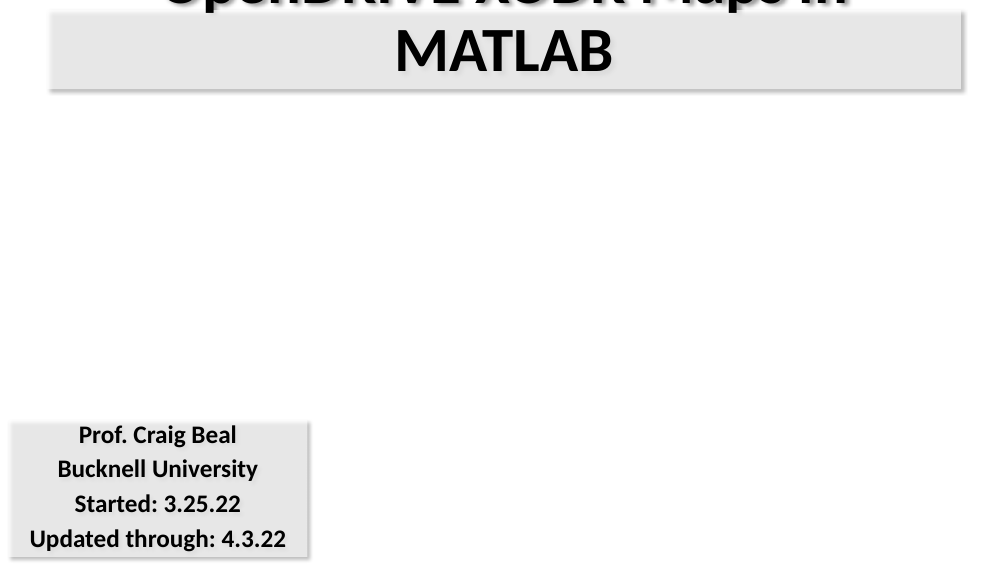
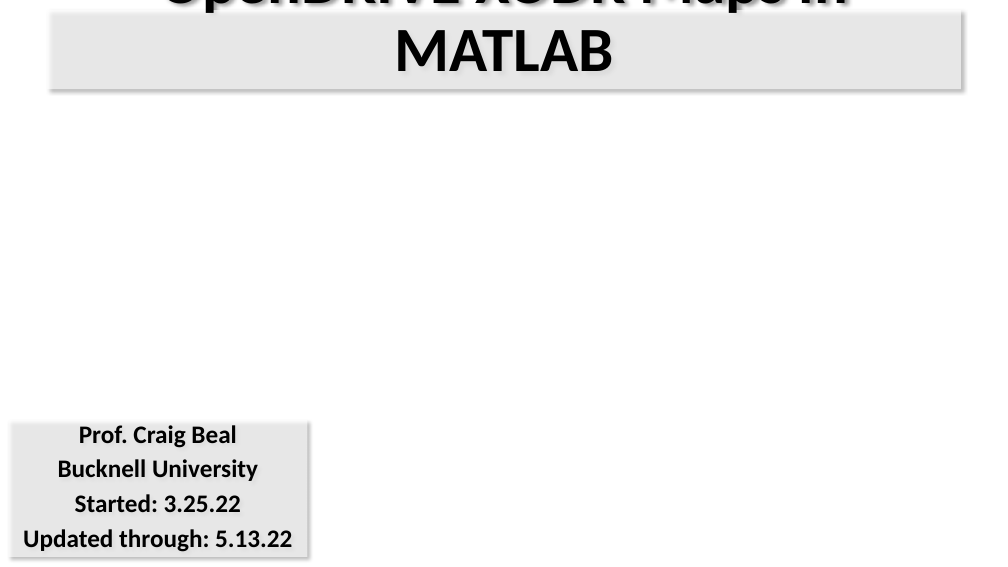
Before and after one commit to ivsg-psu/PathPlanning_MapTools_ParseXODR, a slide deck: slide 1 of Documents/OpenDRIVE-MATLAB.pptx. Drawn at 1008x567 pixels with LibreOffice and Linux fonts; fonts in the diff are those of the drawing; background and template pictures are left out. Boxes give left, top, right and bottom in pixels: in the first picture for what was removed or moved away, otherwise in the second. Text is boxed around its words. In the diff, an @@ line names an element or a change of style, - is before the commit and + after.

Commit message:
FIX/DOC: Minor bugfixes and substantial documentation of the MATLAB <-> XODR processes

```diff
--- a/Documents/OpenDRIVE-MATLAB.pptx
+++ b/Documents/OpenDRIVE-MATLAB.pptx
@@ subtitle at <box>23,529,292,552</box>: text changed @@
-Updated through: 4.3.22
+Updated through: 5.13.22
```
Also in this commit, not shown: 11 slides added, 5 other files.
